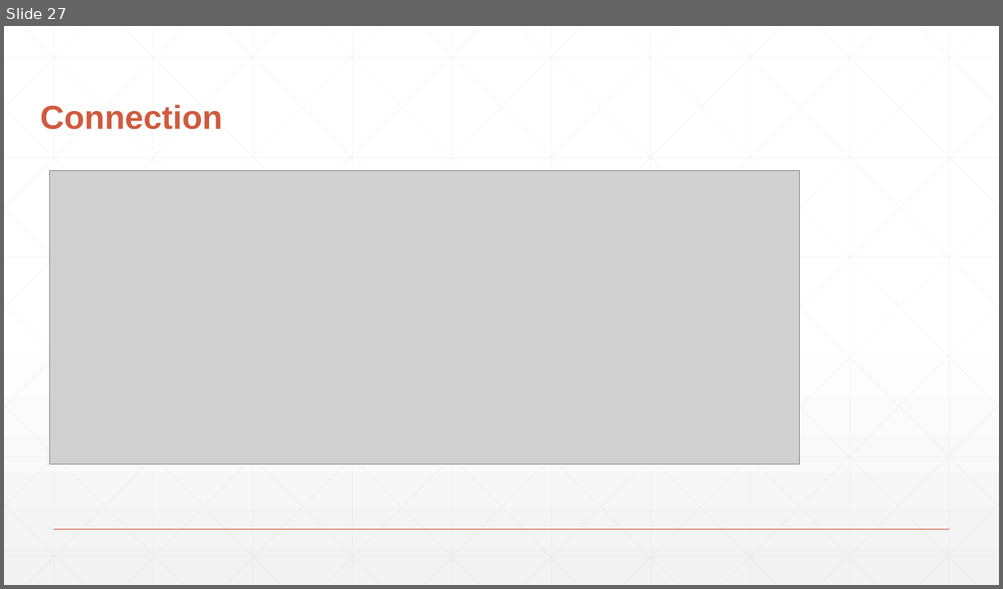
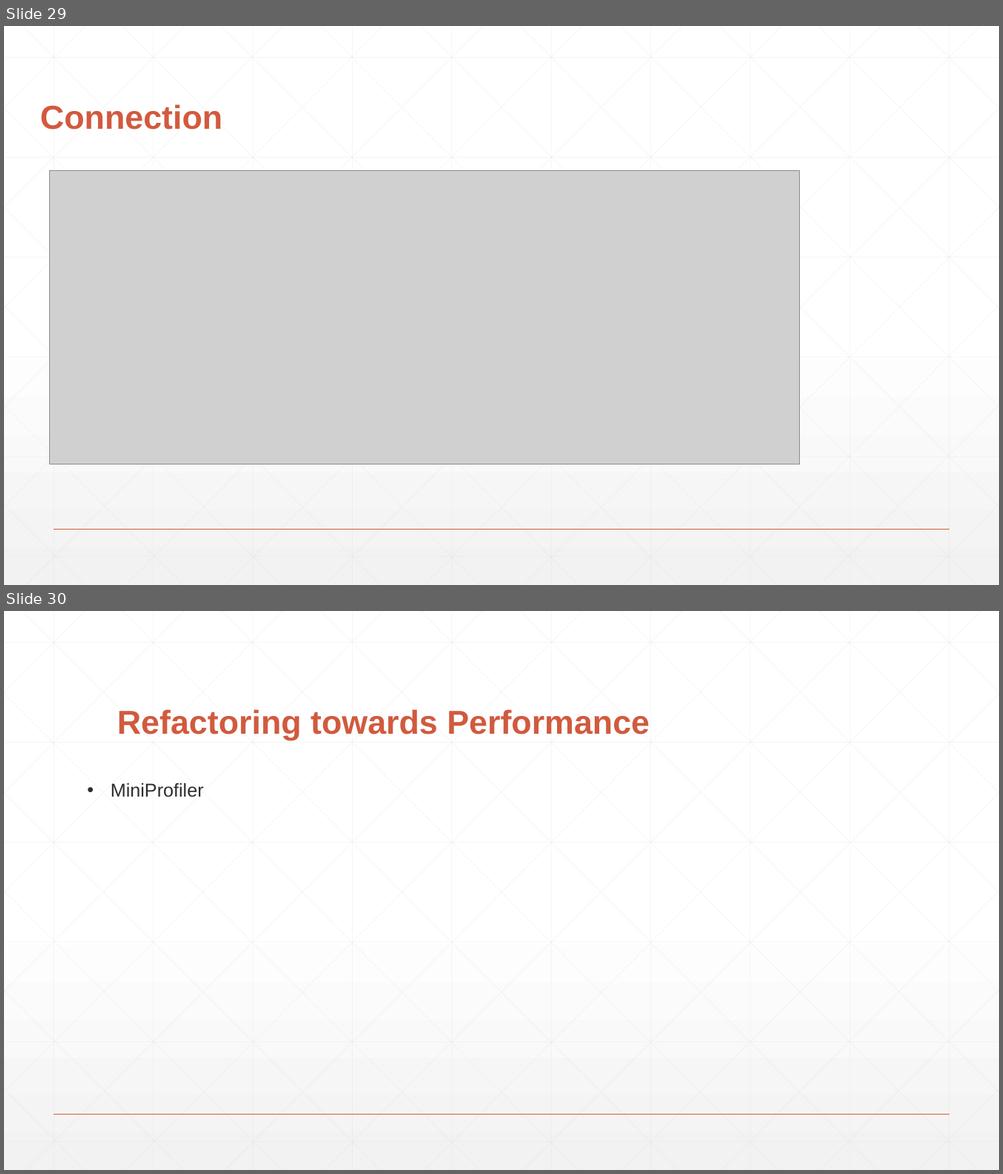
Before and after one commit to djhmateer/Refactoring, a slide deck: X Presentation.pptx. Shown one above the other, each under a label of ours: slide 27 before the commit, slides 29 and 30 after it. The pictures are 1003x589 and 1003x1174 pixels, drawn with LibreOffice and Linux fonts; fonts in the diff are those of the drawing; grey boxes stand for pictures. Boxes give left, top, right and bottom in pixels: in the first picture for what was removed or moved away, otherwise in the second. Text is boxed around its words. In the diff, an @@ line names an element or a change of style, - is before the commit and + after.

```diff
--- a/X Presentation.pptx
+++ b/X Presentation.pptx
@@ slide 30 added at <box>4,611,999,1170</box>, background gradient #FFFFFF to #F2F2F2; not listed: 47 template elements that a slide beside it also shows @@
@@ title added at <box>117,709,649,741</box>, 32 pt, text #D15A3E, bold @@
+Refactoring towards Performance
@@ text added at <box>111,783,204,797</box>, 18 pt, text #2D2E2D @@
+• MiniProfiler
@@ what was slide 27 is now slide 29 @@
```
Also in this commit, not shown: 1 slide changed, 5 other slides added, 2 slides removed.
